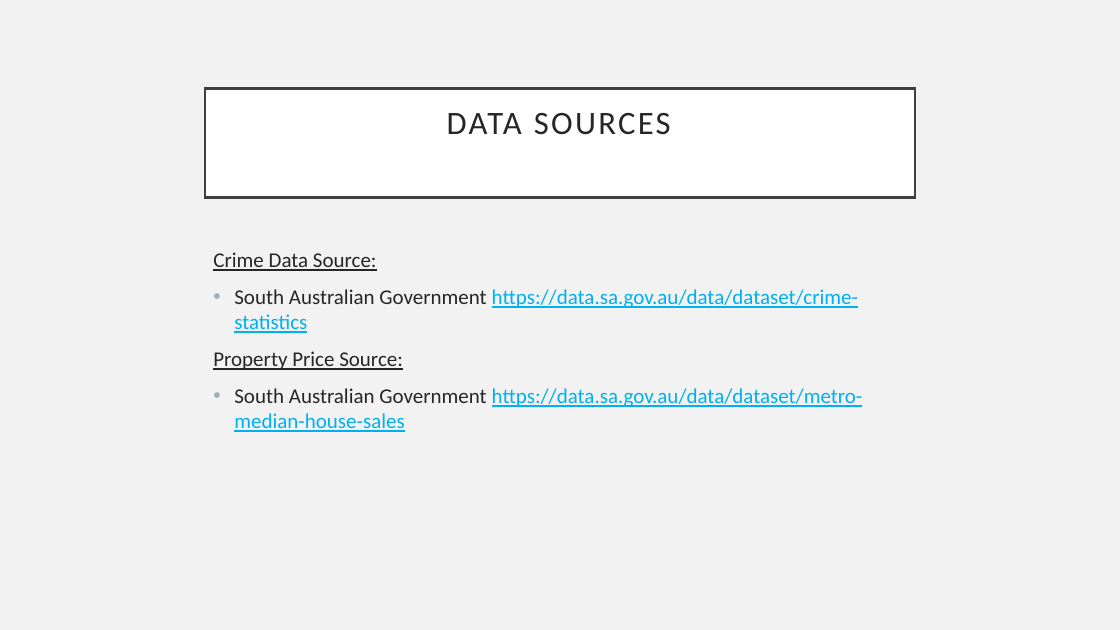
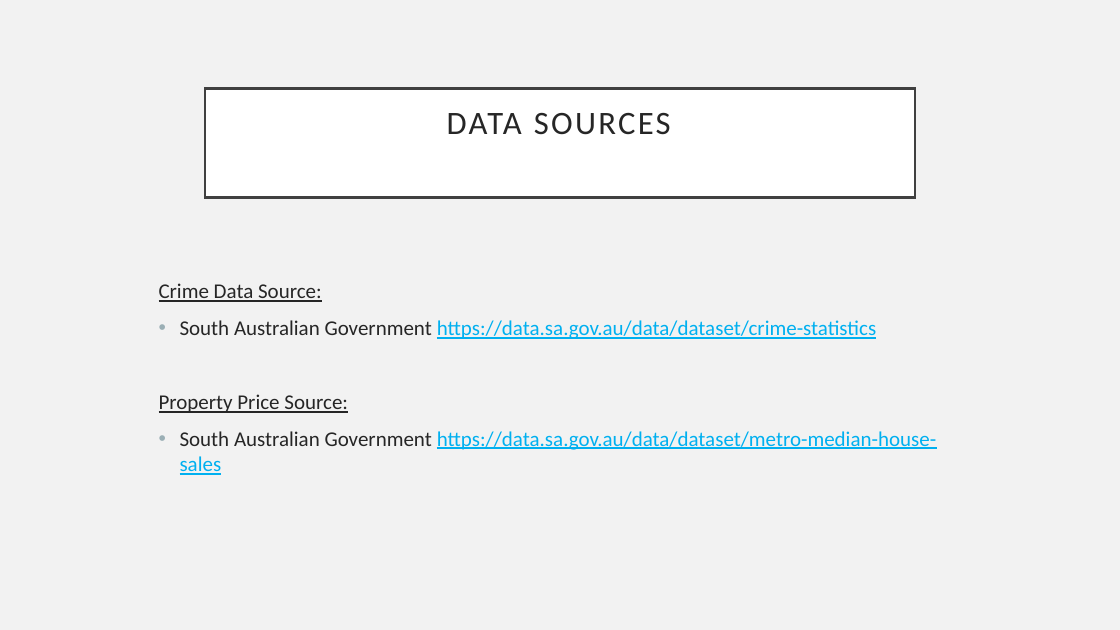
Before and after one commit to Sprettle/Chevrolet-Chilis, a slide deck: slide 3 of Project 1 Presentation.pptx. Drawn at 1120x630 pixels with LibreOffice and Linux fonts; fonts in the diff are those of the drawing. Boxes give left, top, right and bottom in pixels: in the first picture for what was removed or moved away, otherwise in the second. Text is boxed around its words. In the diff, an @@ line names an element or a change of style, - is before the commit and + after.

```diff
--- a/Project 1 Presentation.pptx
+++ b/Project 1 Presentation.pptx
@@ text "Crime Data Source:" rewrapped from (213, 252, 863, 432) to (159, 283, 936, 475) @@
```
Also in this commit, not shown: 10 other slides changed, 4 slides added, 2 slides removed.
